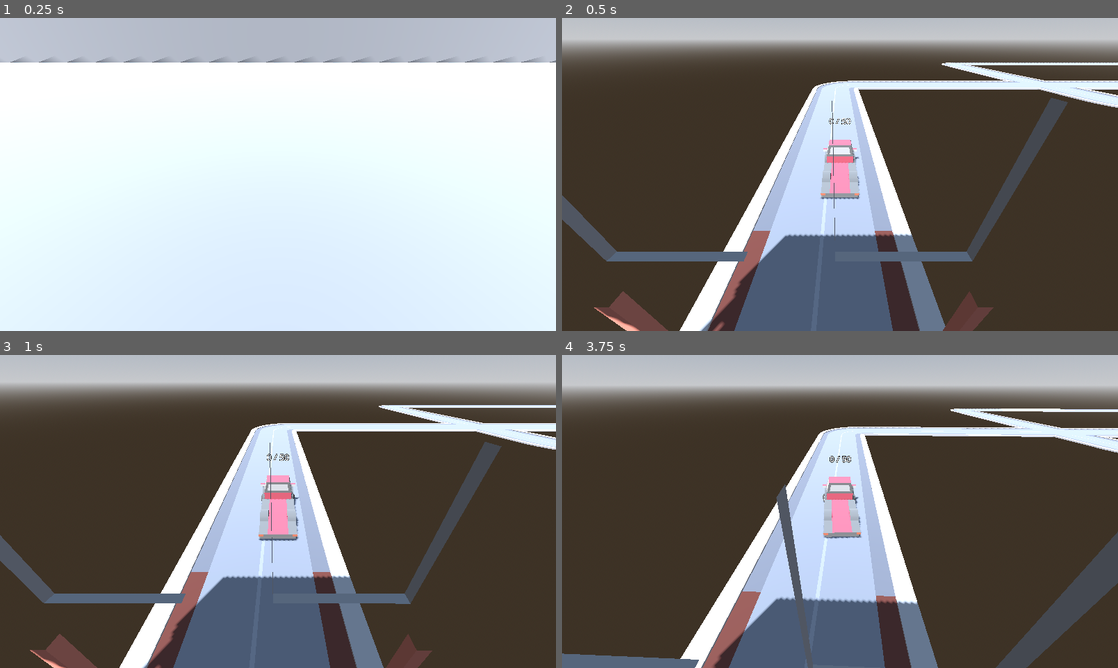
Above: before the commit, frames 1-4 (two rows, left to right).
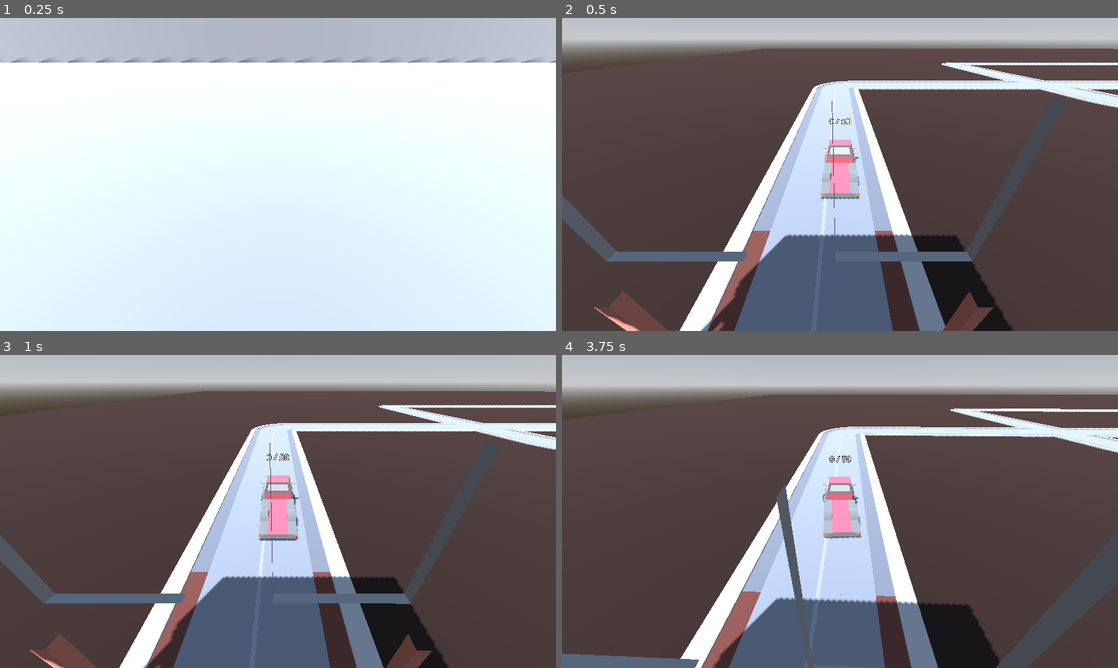
Above: after the commit, the same moments.

Repository: stesim/ld53-delivery
Game: Godot game, scene res://game_world.tscn
Two runs of this game, one before a commit and one after it. Both use one fixed random seed, a clock stepped at 60 frames per second and the inputs below.
Inputs:
- Up to frame 1 (0.25 s): no input
- Up to frame 2 (0.5 s): no input
- Up to frame 3 (1 s): tap Enter (ui_accept) at 0.5, 0.77 s; hold D (steer_right) from 0.53 s (still down)
- Up to frame 4 (3.75 s): release D (steer_right) at 1.28 s; hold Space (brake) 1.28-2.03 s; tap Enter (ui_accept) at 1.52, 3.02 s; hold D (steer_right) 2.03-2.78 s; hold W (accelerate) 2.78-3.53 s; hold A (steer_left) from 3.53 s (still down)

Frame 1 is identical in both runs. In frame 2, 28% of the frame differs, in the area x 0-100%, y 9-100%; in frame 3, 27%; in frame 4, 28%, in the area x 0-100%, y 12-100%.

Commit message:
added collision shape to ice station

Diff:
--- a/map_elements/ice_station.tscn
+++ b/map_elements/ice_station.tscn
@@ -1,20 +1,27 @@
-[gd_scene load_steps=7 format=3 uid="uid://cdu7d15q2hbqp"]
+[gd_scene load_steps=8 format=3 uid="uid://cdu7d15q2hbqp"]
 
 [ext_resource type="Script" path="res://map_elements/ice_station.gd" id="1_q8et4"]
 [ext_resource type="PackedScene" uid="uid://bfanekr5bc0a6" path="res://assets/buildings/dummy_ice_hut.glb" id="1_ssjb8"]
 [ext_resource type="PackedScene" uid="uid://br25j1oumvjbg" path="res://loading_area.tscn" id="2_fwrp5"]
 [ext_resource type="PackedScene" uid="uid://5u3nlyjdrb06" path="res://quantity_indicator.tscn" id="5_va0jk"]
 
+[sub_resource type="BoxShape3D" id="BoxShape3D_sxifb"]
+size = Vector3(4, 5.6, 3.3)
+
 [sub_resource type="BoxShape3D" id="BoxShape3D_p31t4"]
 size = Vector3(5, 5, 5)
 
 [sub_resource type="BoxShape3D" id="BoxShape3D_f73mx"]
 
-[node name="ice_station" type="Node3D"]
+[node name="ice_station" type="StaticBody3D"]
 script = ExtResource("1_q8et4")
 
+[node name="collision_shape" type="CollisionShape3D" parent="."]
+transform = Transform3D(1, 0, 0, 0, 1, 0, 0, 0, 1, 0, 2.8, 0)
+shape = SubResource("BoxShape3D_sxifb")
+
 [node name="dummy_ice_hut" parent="." instance=ExtResource("1_ssjb8")]
-transform = Transform3D(0.01, 0, 0, 0, 0.01, 0, 0, 0, 0.01, 0, -0.0630225, 0)
+transform = Transform3D(0.01, 0, 0, 0, 0.01, 0, 0, 0, 0.01, -0.26, -0.063, 1.18)
 
 [node name="loading_area" parent="." instance=ExtResource("2_fwrp5")]
 unique_name_in_owner = true
--- a/maps/test_map.tscn
+++ b/maps/test_map.tscn
@@ -25,6 +25,13 @@
 
 [sub_resource type="WorldBoundaryShape3D" id="WorldBoundaryShape3D_fsdgu"]
 
+[sub_resource type="StandardMaterial3D" id="StandardMaterial3D_h1dvd"]
+albedo_color = Color(0.129412, 0.0627451, 0.0313726, 1)
+
+[sub_resource type="PlaneMesh" id="PlaneMesh_32uk8"]
+material = SubResource("StandardMaterial3D_h1dvd")
+size = Vector2(200, 200)
+
 [node name="test_map" type="Node3D"]
 
 [node name="headquarters" parent="." instance=ExtResource("1_08jjh")]
@@ -381,7 +388,12 @@
 script = ExtResource("10_i3q55")
 customer_scene = ExtResource("11_7le7x")
 
-[node name="boundary" type="StaticBody3D" parent="."]
-
-[node name="boundary_shape" type="CollisionShape3D" parent="boundary"]
+[node name="ground" type="StaticBody3D" parent="."]
+
+[node name="collision_shape" type="CollisionShape3D" parent="ground"]
 shape = SubResource("WorldBoundaryShape3D_fsdgu")
+
+[node name="mesh" type="MeshInstance3D" parent="ground"]
+transform = Transform3D(1, 0, 0, 0, 1, 0, 0, 0, 1, -53, 0, 36)
+mesh = SubResource("PlaneMesh_32uk8")
+skeleton = NodePath("../..")
Not shown: 2 places in map_elements/headquarters.tscn that only renumber resources
Not shown: 1 places in maps/test_map.tscn that only renumber resources
